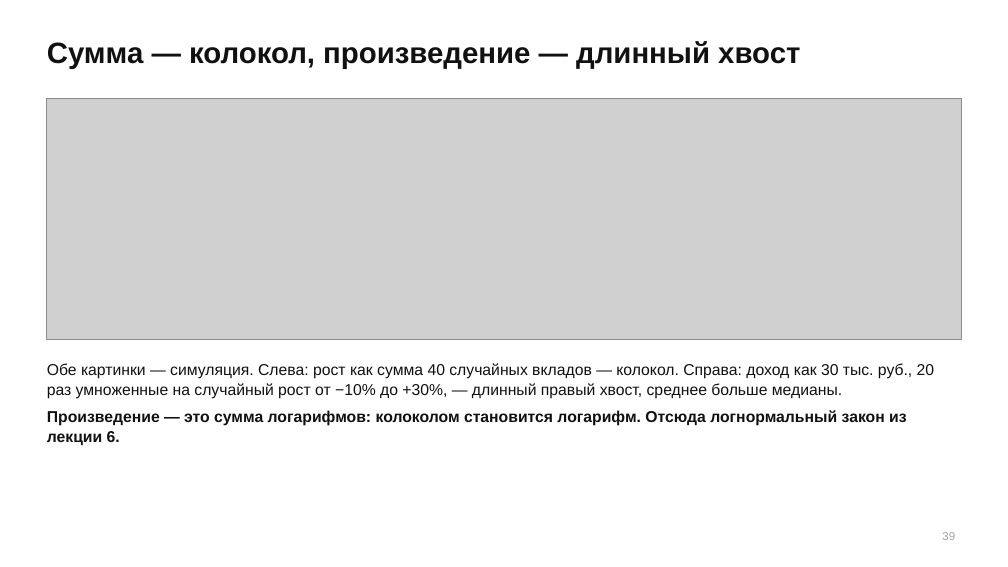
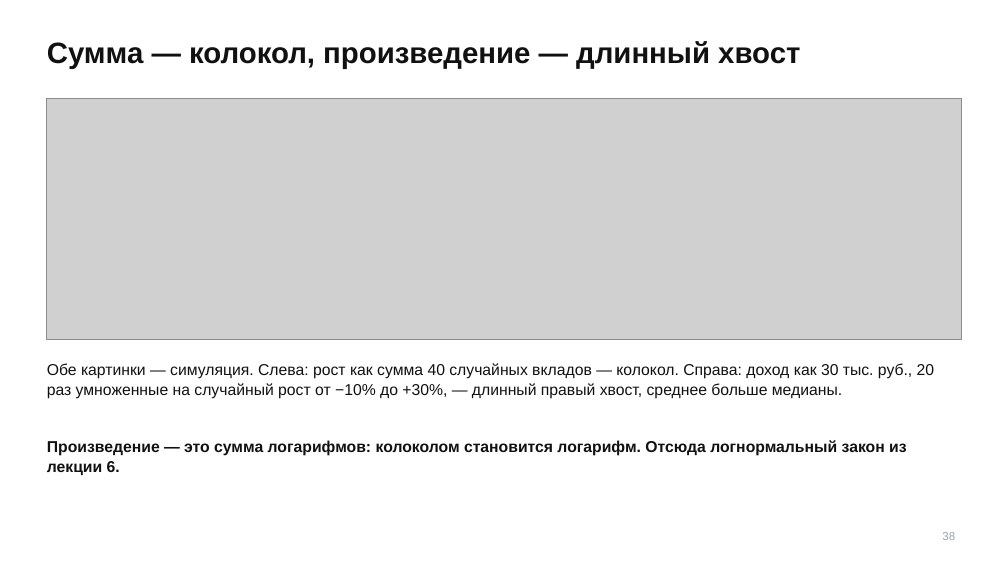
Before and after one commit to TheTonyPub/probability-theory-2026, a slide deck: slide 38 of lectures/07_lln-clt-17-25-2.pptx (slide 39 before the commit). Drawn at 1008x567 pixels with LibreOffice and Linux fonts; fonts in the diff are those of the drawing; grey boxes stand for pictures. Boxes give left, top, right and bottom in pixels: in the first picture for what was removed or moved away, otherwise in the second. Text is boxed around its words. In the diff, an @@ line names an element or a change of style, - is before the commit and + after.

```diff
--- a/lectures/07_lln-clt-17-25-2.pptx
+++ b/lectures/07_lln-clt-17-25-2.pptx
@@ text "Обе картинки — симуляция. Слева: ..." at (x1=47, y1=363, x2=935, y2=399): less space between paragraphs @@
@@ text at (x1=47, y1=410, x2=906, y2=445): paragraph removed @@
-Произведение — это сумма логарифмов: колоколом становится логарифм. Отсюда логнормальный закон из лекции 6.
@@ text added at (x1=47, y1=440, x2=906, y2=475), 15 pt, text #111111, bold @@
+Произведение — это сумма логарифмов: колоколом становится логарифм. Отсюда логнормальный закон из лекции 6.
```
Also in this commit, not shown: 26 other slides changed, 1 slide removed.
